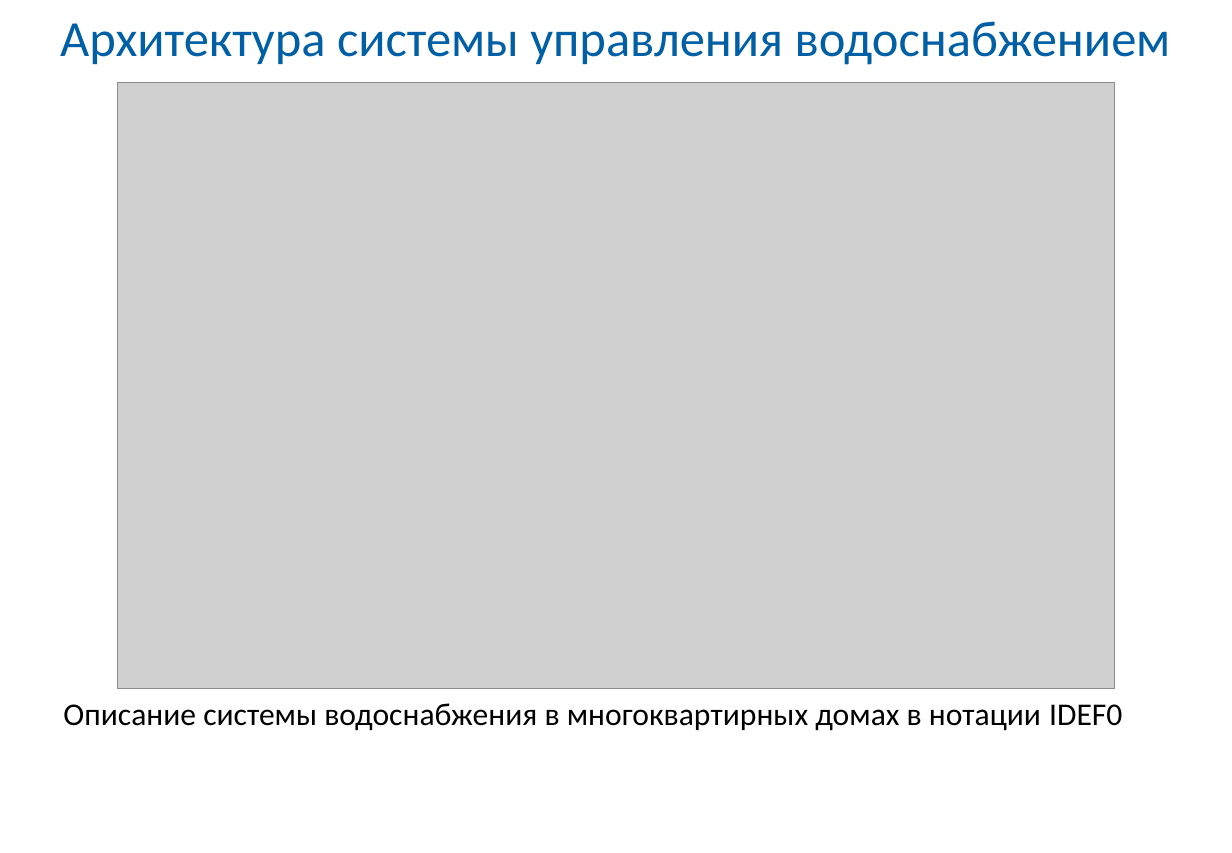
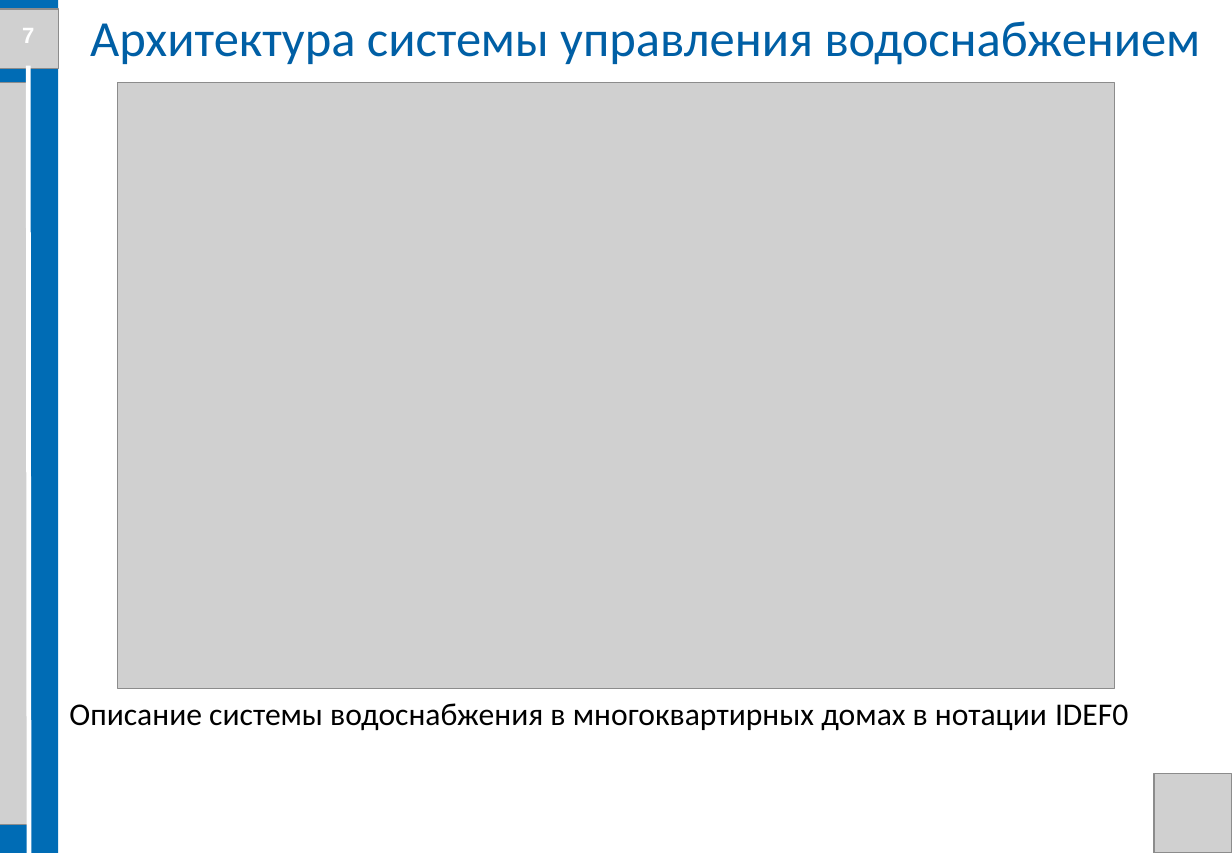
Before and after one commit to Evgenij1234/Diplom-work, a slide deck: slide 7 of Стасик/Презентация диплома Костюк С. В. БПЦ 21-01.pptx. Drawn at 1232x853 pixels with LibreOffice and Linux fonts; fonts in the diff are those of the drawing; grey boxes stand for pictures; background and template pictures are left out. Boxes give left, top, right and bottom in pixels: in the first picture for what was removed or moved away, otherwise in the second. Text is boxed around its words. In the diff, an @@ line names an element or a change of style, - is before the commit and + after.

```diff
--- a/Стасик/Презентация диплома Костюк С. В. БПЦ 21-01.pptx
+++ b/Стасик/Презентация диплома Костюк С. В. БПЦ 21-01.pptx
@@ rectangle added at bbox=[0, 0, 58, 853], fill #006CB5 @@
@@ picture added at bbox=[0, 9, 59, 69] @@
@@ text added at bbox=[22, 28, 34, 43], 14 pt, text #FFFFFF, bold @@
+7
@@ text "Архитектура системы управления водоснабжением": place and size @@
-text "Архитектура системы управления водоснабжением" at bbox=[60, 21, 1171, 65]
+text "Архитектура системы управления водоснабжением" at bbox=[90, 21, 1201, 65]
@@ picture added at bbox=[0, 82, 28, 825] @@
@@ line added from (28, 66) to (30, 853), #FFFFFF 3 pt @@
@@ text "Описание системы водоснабжения в многоквартирных ...": place and size @@
-text "Описание системы водоснабжения в многоквартирных ..." at bbox=[63, 703, 1122, 731]
+text "Описание системы водоснабжения в многоквартирных ..." at bbox=[69, 703, 1128, 731]
@@ picture added at bbox=[1155, 774, 1232, 853] @@
```
Also in this commit, not shown: 11 other slides changed, 1 other file.
